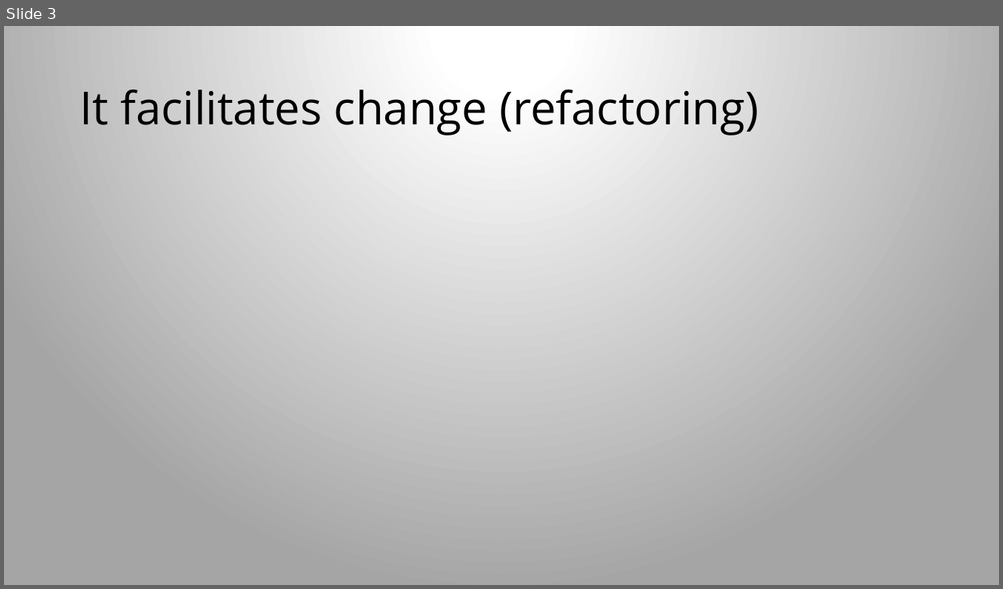
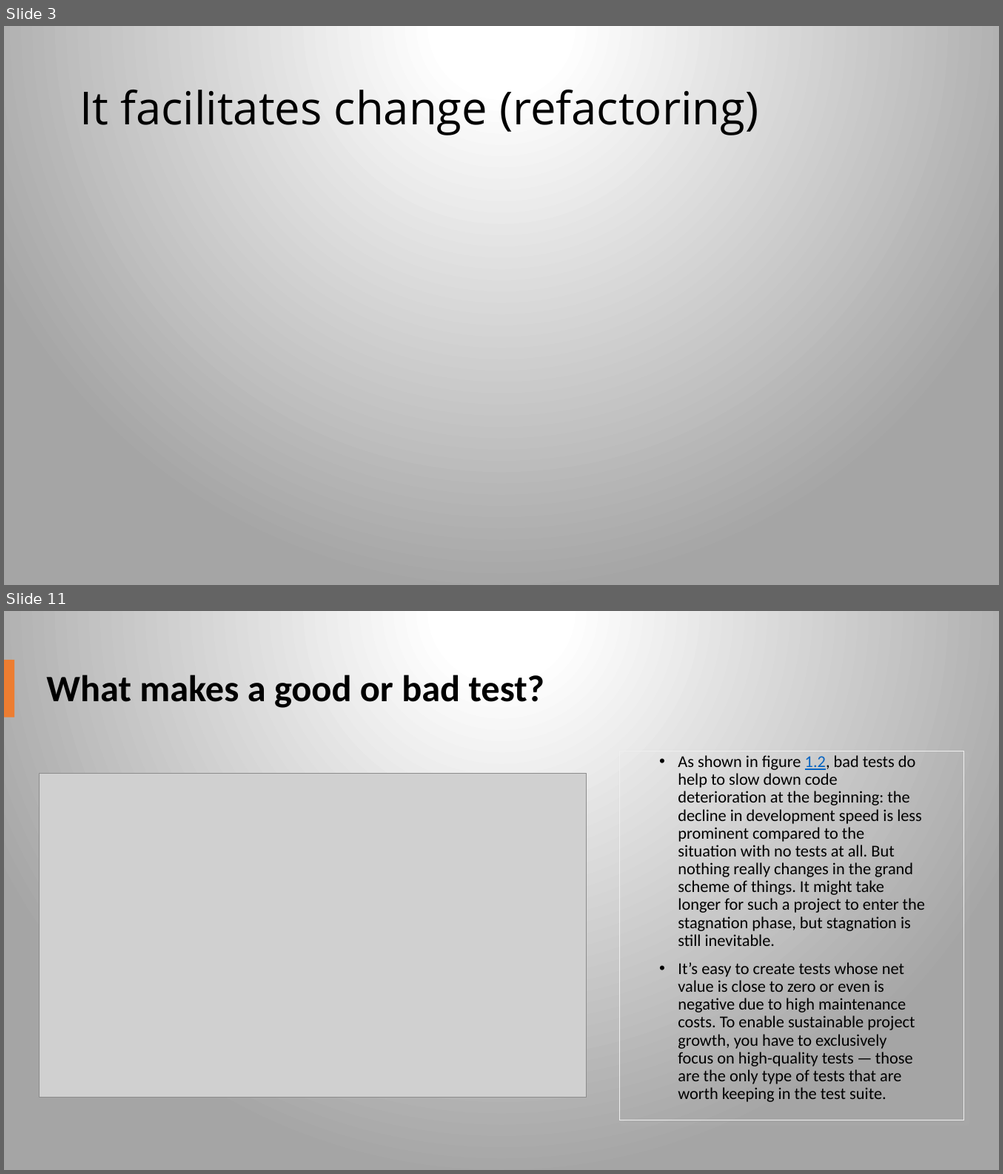
Before and after one commit to iancubogdan/deep-dive-learning-series, a slide deck: presentations/testing presentation.pptx. Shown one above the other, each under a label of ours: slide 3 before the commit, slides 3 and 11 after it; the slides between them are not shown. The pictures are 1003x589 and 1003x1174 pixels, drawn with LibreOffice and Linux fonts; fonts in the diff are those of the drawing; grey boxes stand for pictures. Boxes give left, top, right and bottom in pixels: in the first picture for what was removed or moved away, otherwise in the second. Text is boxed around its words. In the diff, an @@ line names an element or a change of style, - is before the commit and + after.

```diff
--- a/presentations/testing presentation.pptx
+++ b/presentations/testing presentation.pptx
@@ slide 11 added at <box>4,611,999,1170</box>, background gradient #FFFFFF to #A5A5A5 @@
@@ rectangle added at <box>4,660,14,717</box>, fill #ED7D31 @@
@@ title added at <box>46,675,545,708</box>, 36 pt, text #000000, bold @@
+What makes a good or bad test?
@@ rectangle added at <box>620,752,964,1120</box>, fill gradient #FFFFFF to #A5A5A5, outline #EFEFEF 0.75 pt @@
@@ picture added at <box>39,773,586,1097</box> @@
@@ text added at <box>677,773,925,1102</box>, 16 pt, text #000000 @@
+• As shown in figure 1.2, bad tests do help to slow down code deterioration at the beginning: the decline in development speed is less prominent compared to the situation with no tests at all. But nothing really changes in the grand scheme of things. It might take longer for such a project to enter the stagnation phase, but stagnation is still inevitable.
+• It’s easy to create tests whose net value is close to zero or even is negative due to high maintenance costs. To enable sustainable project growth, you have to exclusively focus on high-quality tests — those are the only type of tests that are worth keeping in the test suite.
```
Also in this commit, not shown: 1 slide changed, 19 other slides added.
